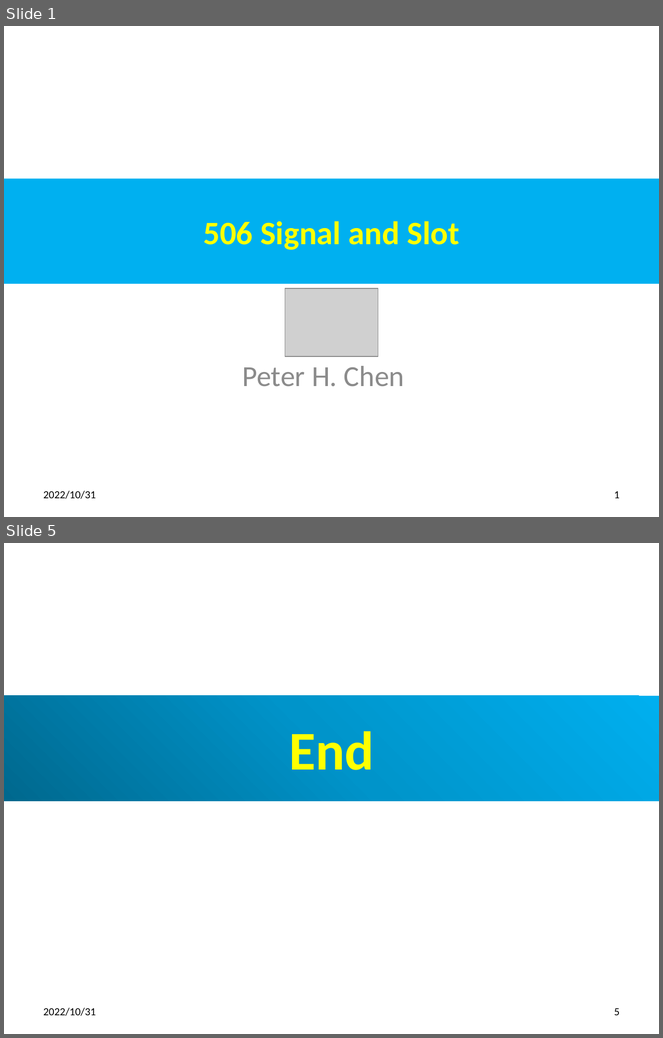
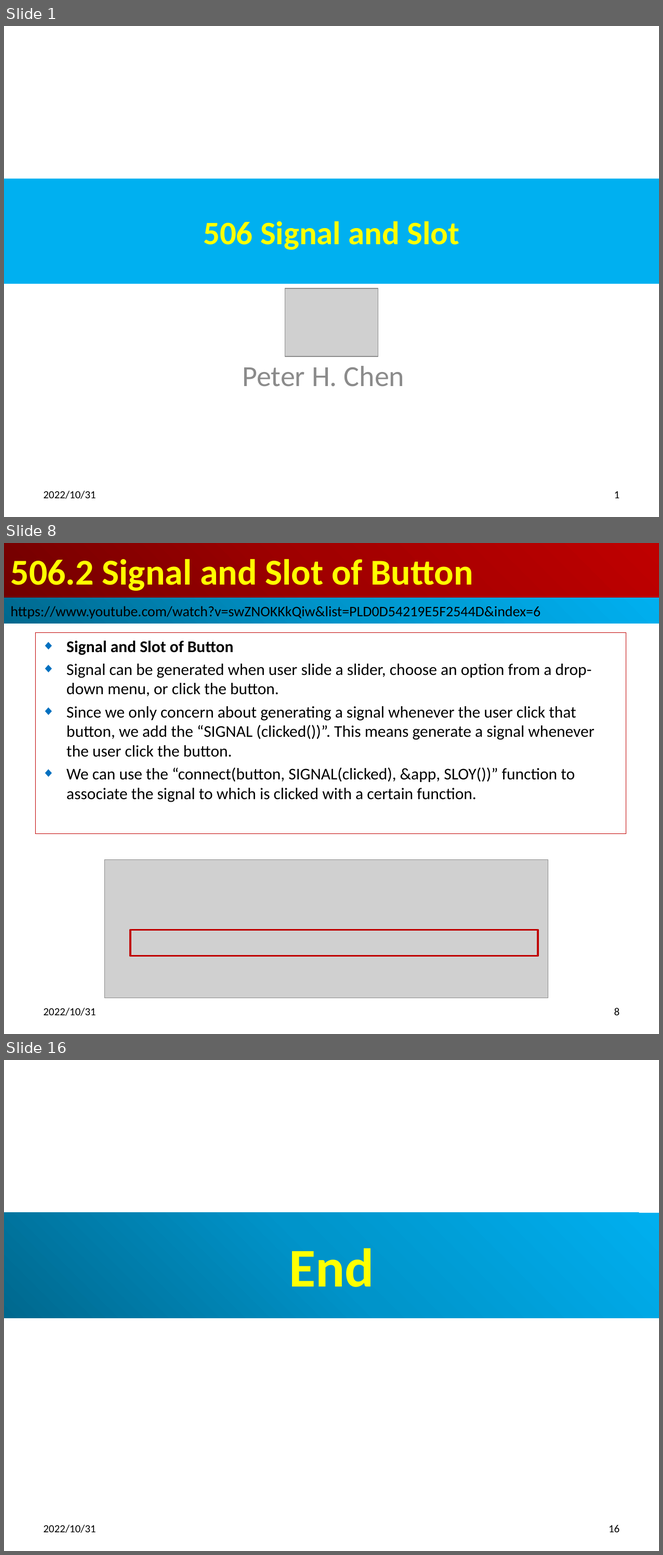
Before and after one commit to peterhchen/012_Qt, a slide deck: 506_Singal_Slot.pptx. Shown one above the other, each under a label of ours: slides 1 and 5 before the commit, slides 1, 8 and 16 after it; the slides between them are not shown. The pictures are 663x1038 and 663x1555 pixels, drawn with LibreOffice and Linux fonts; fonts in the diff are those of the drawing; grey boxes stand for pictures. Boxes give left, top, right and bottom in pixels: in the first picture for what was removed or moved away, otherwise in the second. Text is boxed around its words. In the diff, an @@ line names an element or a change of style, - is before the commit and + after.

```diff
--- a/506_Singal_Slot.pptx
+++ b/506_Singal_Slot.pptx
@@ slide 8 added at box(4, 543, 659, 1034), background #FFFFFF @@
@@ title added at box(4, 543, 659, 598), fill gradient #720000 to #A20000 to #C00000, 40 pt, text #FFFF00, bold @@
+506.2 Signal and Slot of Button
@@ rectangle added at box(4, 598, 659, 624), fill gradient #00688E to #0094CA to #00B0F0, 16 pt, text #000000 @@
+https://www.youtube.com/watch?v=swZNOKKkQiw&list=PLD0D54219E5F2544D&index=6
@@ subtitle added at box(35, 633, 626, 834), outline #C00000 0.75 pt, 18 pt, text #000000 @@
+◆ Signal and Slot of Button
+◆ Signal can be generated when user slide a slider, choose an option from a drop-down menu, or click the button.
+◆ Since we only concern about generating a signal whenever the user click that button, we add the “SIGNAL (clicked())”. This means generate a signal whenever the user click the button.
+◆ We can use the “connect(button, SIGNAL(clicked), &app, SLOY())” function to associate the signal to which is clicked with a certain function.
@@ picture added at box(105, 860, 548, 999) @@
@@ rectangle added at box(130, 930, 538, 956), outline #C00000 2 pt @@
@@ text added at box(44, 1008, 96, 1016), 12 pt, text #000000 @@
+2022/10/31
@@ page number added at box(614, 1008, 620, 1016), 12 pt, text #000000 @@
+8
@@ what was slide 5 is now slide 16 @@
@@ page number at box(609, 1525, 620, 1533): text changed @@
-5
+16
```
Also in this commit, not shown: 3 slides changed, 10 other slides added, 2 other files.
